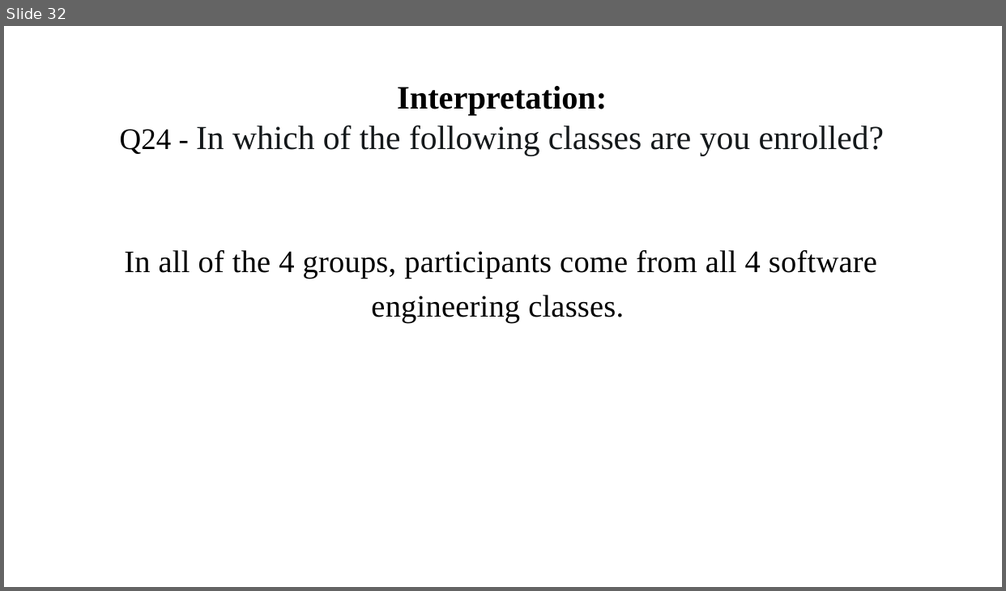
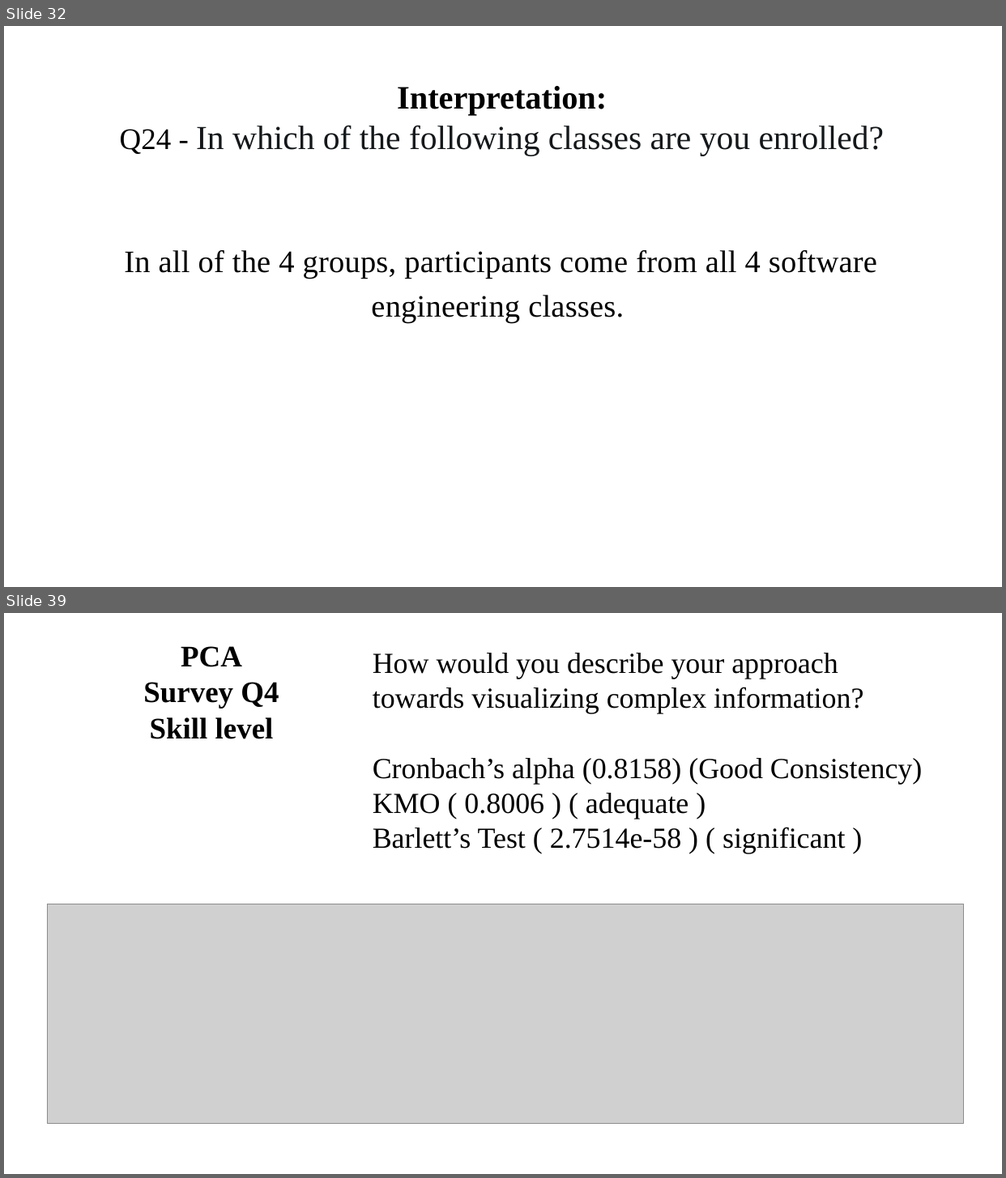
Before and after one commit to ironhacks/spring-2017-analysis, a slide deck: surveys/survey_analysis_and_pca_theory.pptx. Shown one above the other, each under a label of ours: slide 32 before the commit, slides 32 and 39 after it; the slides between them are not shown. The pictures are 1006x591 and 1006x1178 pixels, drawn with LibreOffice and Linux fonts; fonts in the diff are those of the drawing; grey boxes stand for pictures. Boxes give left, top, right and bottom in pixels: in the first picture for what was removed or moved away, otherwise in the second. Text is boxed around its words. In the diff, an @@ line names an element or a change of style, - is before the commit and + after.

Commit message:
pca survey question

```diff
--- a/surveys/survey_analysis_and_pca_theory.pptx
+++ b/surveys/survey_analysis_and_pca_theory.pptx
@@ slide 39 added at box(4, 613, 1002, 1174), background #FFFFFF @@
@@ title added at box(143, 646, 279, 739), 28.8 pt, text #000000, bold @@
+PCA
+Survey Q4
+Skill level
@@ text added at box(373, 653, 922, 854), 28 pt, text #000000 @@
+How would you describe your approach towards visualizing complex information?
+Cronbach’s alpha (0.8158) (Good Consistency)
+KMO ( 0.8006 ) ( adequate )
+Barlett’s Test ( 2.7514e-58 ) ( significant )
@@ picture added at box(48, 905, 964, 1123) @@
```
Also in this commit, not shown: 4 slides changed, 7 other slides added, 4 other files.
